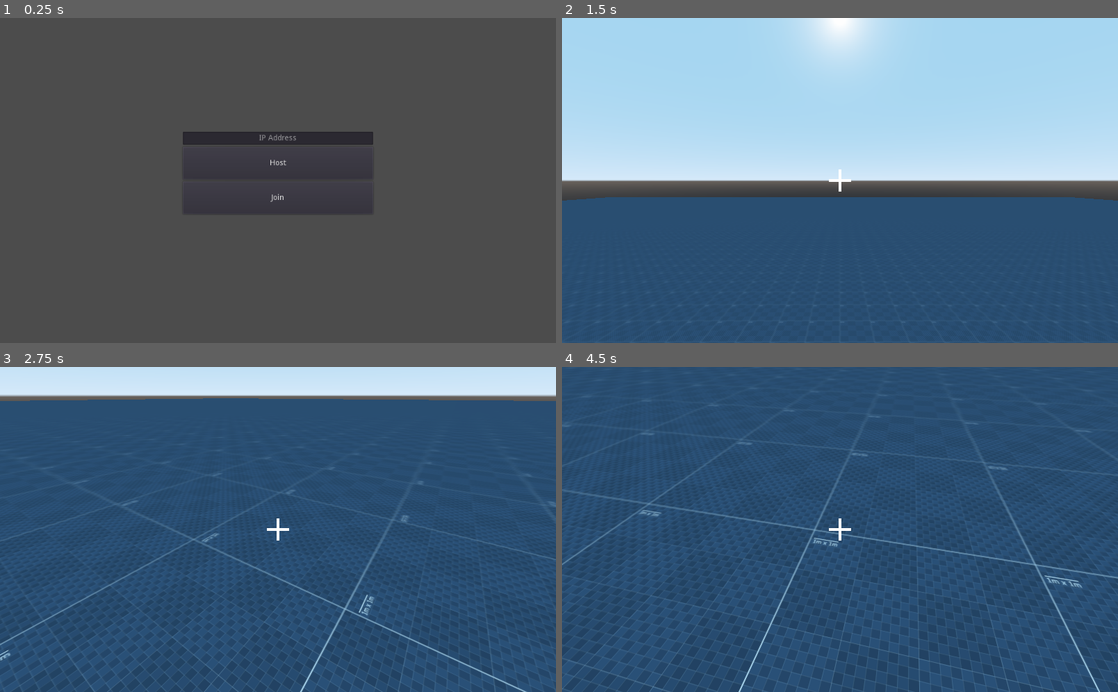
Above: before the commit, frames 1-4 (two rows, left to right).
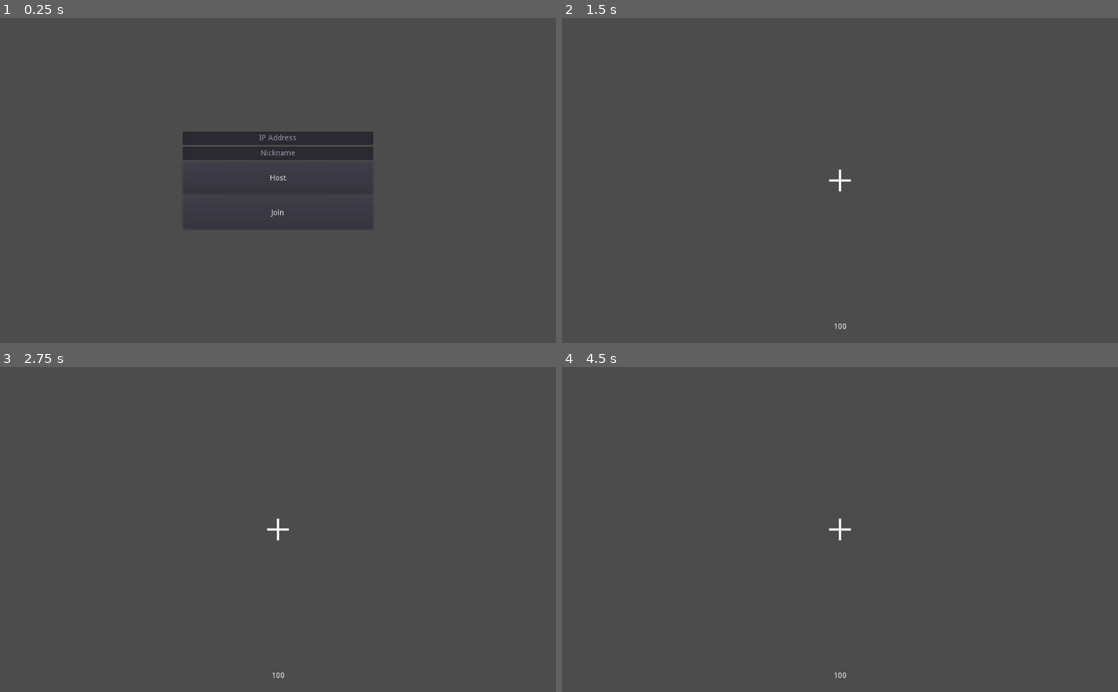
Above: after the commit, the same moments.

Repository: przemykomo/pekgame
Game: Godot game, scene res://scenes/MyScene.tscn
The game is run twice, just before and just after one commit, with the same random seed, the same clock (stepped at 60 frames per second) and the same inputs.
Inputs (mouse positions are in pixels of both pictures, inside the frame that each line leads up to):
- Up to frame 1 (0.25 s): no input
- Up to frame 2 (1.5 s): click (840, 138) at 0.52 s; type "12" at 0.6 s; click "Host" at 1.25 s
- Up to frame 3 (2.75 s): move the mouse to (305, 529) at 2.02 s; hold W (up) from 2.03 s (still down); right-click (305, 529) at 2.1 s; tap Space (jump) at 2.27, 2.57 s; click (305, 529) at 2.3 s
- Up to frame 4 (4.5 s): keep holding W (up); move the mouse to (812, 529) at 2.77 s; click (812, 529) at 2.85 s; tap Space (jump) at 3.02, 3.05, 3.32, 3.6 s; move the mouse to (851, 523) at 3.52 s; right-click (851, 523) at 3.8 s; move the mouse to (834, 536) at 4.27 s; right-click (834, 536) at 4.35 s

The runs differ from the first frame. In frame 1, 0.4% of the frame differs, in the area x 32-68%, y 39-65%; in frame 2, 95%; in frame 3, 99%; in frame 4, 100%, in the area x 0-100%, y 0-100%.
Error after the commit: Parse Error: Can't preload resource at path: res://scenes/Grenade.tscn (res://scripts/WeaponMechanics.gd:36)

Commit message:
sounds, tweaks

Diff:
--- a/project.godot
+++ b/project.godot
@@ -34,11 +34,6 @@
 "events": [ Object(InputEventKey,"resource_local_to_scene":false,"resource_name":"","device":0,"alt":false,"shift":false,"control":false,"meta":false,"command":false,"pressed":false,"scancode":0,"physical_scancode":32,"unicode":0,"echo":false,"script":null)
  ]
 }
-throw={
-"deadzone": 0.5,
-"events": [ Object(InputEventMouseButton,"resource_local_to_scene":false,"resource_name":"","device":0,"alt":false,"shift":false,"control":false,"meta":false,"command":false,"button_mask":0,"position":Vector2( 0, 0 ),"global_position":Vector2( 0, 0 ),"factor":1.0,"button_index":1,"pressed":false,"doubleclick":false,"script":null)
- ]
-}
 left={
 "deadzone": 0.5,
 "events": [ Object(InputEventKey,"resource_local_to_scene":false,"resource_name":"","device":0,"alt":false,"shift":false,"control":false,"meta":false,"command":false,"pressed":false,"scancode":0,"physical_scancode":65,"unicode":0,"echo":false,"script":null)
@@ -59,9 +54,9 @@
 "events": [ Object(InputEventKey,"resource_local_to_scene":false,"resource_name":"","device":0,"alt":false,"shift":false,"control":false,"meta":false,"command":false,"pressed":false,"scancode":0,"physical_scancode":87,"unicode":0,"echo":false,"script":null)
  ]
 }
-fire={
+use_weapon={
 "deadzone": 0.5,
-"events": [ Object(InputEventMouseButton,"resource_local_to_ …(179 unchanged characters)… or2( 0, 0 ),"factor":1.0,"button_index":2,"pressed":false,"doubleclick":false,"script":null)
+"events": [ Object(InputEventMouseButton,"resource_local_to_ …(179 unchanged characters)… or2( 0, 0 ),"factor":1.0,"button_index":1,"pressed":false,"doubleclick":false,"script":null)
  ]
 }
 interract={
--- a/scenes/Grenade.tscn
+++ b/scenes/Grenade.tscn
@@ -1,7 +1,10 @@
-[gd_scene load_steps=17 format=2]
+[gd_scene load_steps=18 format=2]
 
+[ext_resource path="res://scenes/weapon_models/GrenadeMesh.tscn" type="PackedScene" id=1]
 [ext_resource path="res://assets/pekko.png" type="Texture" id=2]
 [ext_resource path="res://scripts/ExplosionTimer.gd" type="Script" id=3]
+[ext_resource path="res://addons/mrminimal_flipbook_particles/assets/explosions/explosion_06/explosion_06.tscn" type="PackedScene" id=4]
+[ext_resource path="res://assets/sounds/587195__derplayer__explosion-07.ogg" type="AudioStream" id=5]
 
 [sub_resource type="PhysicsMaterial" id=4]
 friction = 5.0
@@ -9,13 +12,6 @@
 
 [sub_resource type="SphereShape" id=1]
 radius = 0.1
-
-[sub_resource type="SphereMesh" id=2]
-
-[sub_resource type="SpatialMaterial" id=3]
-albedo_color = Color( 0.2, 0.635294, 0.141176, 1 )
-metallic = 0.83
-metallic_specular = 1.0
 
 [sub_resource type="SpatialMaterial" id=5]
 flags_transparent = true
@@ -71,13 +67,12 @@
 axis_lock_angular_y = true
 axis_lock_angular_z = true
 
+[node name="Explosion_06" parent="." instance=ExtResource( 4 )]
+transform = Transform( 3.06221, 0, 0, 0, 3.06221, 0, 0, 0, 3.06221, 0, 0.906915, 0 )
+visible = false
+
 [node name="CollisionShape" type="CollisionShape" parent="."]
 shape = SubResource( 1 )
-
-[node name="MeshInstance" type="MeshInstance" parent="."]
-transform = Transform( 0.1, 0, 0, 0, 0.1, 0, 0, 0, 0.1, 0, 0, 0 )
-mesh = SubResource( 2 )
-material/0 = SubResource( 3 )
 
 [node name="ExplosionTimer" type="Timer" parent="."]
 wait_time = 3.0
@@ -103,4 +98,10 @@
 [node name="CollisionShape" type="CollisionShape" parent="ExplosionArea"]
 shape = SubResource( 14 )
 
+[node name="GrenadeMesh" parent="." instance=ExtResource( 1 )]
+
+[node name="AudioStreamPlayer3D" type="AudioStreamPlayer3D" parent="."]
+stream = ExtResource( 5 )
+unit_db = 7.0
+
 [connection signal="timeout" from="ExplosionTimer" to="ExplosionTimer" method="_on_ExplosionTimer_timeout"]
--- a/scenes/MyScene.tscn
+++ b/scenes/MyScene.tscn
@@ -1,10 +1,11 @@
-[gd_scene load_steps=6 format=2]
+[gd_scene load_steps=7 format=2]
 
 [ext_resource path="res://scenes/Floor.tscn" type="PackedScene" id=1]
 [ext_resource path="res://assets/pointer.png" type="Texture" id=2]
 [ext_resource path="res://scripts/SyncBodies.gd" type="Script" id=3]
 [ext_resource path="res://scripts/NetworkSetup.gd" type="Script" id=4]
 [ext_resource path="res://scripts/MyScene.gd" type="Script" id=5]
+[ext_resource path="res://scripts/PlayerSync.gd" type="Script" id=6]
 
 [node name="MyScene" type="Spatial"]
 script = ExtResource( 5 )
@@ -35,17 +36,24 @@
 align = 1
 placeholder_text = "IP Address"
 
-[node name="Host" type="Button" parent="NetworkSetup/VBoxContainer"]
+[node name="Nickname" type="LineEdit" parent="NetworkSetup/VBoxContainer"]
 margin_top = 28.0
 margin_right = 350.0
-margin_bottom = 88.0
+margin_bottom = 52.0
+align = 1
+placeholder_text = "Nickname"
+
+[node name="Host" type="Button" parent="NetworkSetup/VBoxContainer"]
+margin_top = 56.0
+margin_right = 350.0
+margin_bottom = 116.0
 rect_min_size = Vector2( 0, 60 )
 text = "Host"
 
 [node name="Join" type="Button" parent="NetworkSetup/VBoxContainer"]
-margin_top = 92.0
+margin_top = 120.0
 margin_right = 350.0
-margin_bottom = 152.0
+margin_bottom = 180.0
 rect_min_size = Vector2( 0, 60 )
 text = "Join"
 
@@ -66,11 +74,74 @@
 texture = ExtResource( 2 )
 stretch_mode = 5
 
+[node name="Label" type="Label" parent="HUD"]
+anchor_left = 0.5
+anchor_top = 1.0
+anchor_right = 0.5
+anchor_bottom = 1.0
+margin_left = -53.0
+margin_top = -37.0
+margin_right = 53.0
+text = "100"
+align = 1
+
 [node name="SyncBodies" type="Timer" parent="."]
 wait_time = 0.3
 script = ExtResource( 3 )
 
+[node name="PlayerSync" type="Timer" parent="."]
+wait_time = 0.05
+script = ExtResource( 6 )
+
+[node name="PauseMenu" type="Control" parent="."]
+visible = false
+anchor_right = 1.0
+anchor_bottom = 1.0
+
+[node name="Background" type="ColorRect" parent="PauseMenu"]
+anchor_right = 1.0
+anchor_bottom = 1.0
+color = Color( 0.219608, 0.219608, 0.219608, 0.756863 )
+
+[node name="CenterContainer" type="CenterContainer" parent="PauseMenu"]
+anchor_left = 0.5
+anchor_top = 0.5
+anchor_right = 0.5
+anchor_bottom = 0.5
+margin_left = -32.0
+margin_top = -22.0
+margin_right = 32.0
+margin_bottom = 22.0
+
+[node name="VBoxContainer" type="VBoxContainer" parent="PauseMenu/CenterContainer"]
+margin_right = 200.0
+margin_bottom = 134.0
+custom_constants/separation = 10
+
+[node name="Paused" type="Label" parent="PauseMenu/CenterContainer/VBoxContainer"]
+margin_right = 200.0
+margin_bottom = 14.0
+text = "Paused"
+align = 1
+valign = 1
+
+[node name="Resume" type="Button" parent="PauseMenu/CenterContainer/VBoxContainer"]
+margin_top = 24.0
+margin_right = 200.0
+margin_bottom = 74.0
+rect_min_size = Vector2( 200, 50 )
+text = "Resume"
+
+[node name="Quit" type="Button" parent="PauseMenu/CenterContainer/VBoxContainer"]
+margin_top = 84.0
+margin_right = 200.0
+margin_bottom = 134.0
+rect_min_size = Vector2( 200, 50 )
+text = "Quit"
+
 [connection signal="text_changed" from="NetworkSetup/VBoxContainer/IpAddress" to="NetworkSetup" method="_on_IpAddress_text_changed"]
+[connection signal="text_changed" from="NetworkSetup/VBoxContainer/Nickname" to="NetworkSetup" method="_on_IpAddress_text_changed"]
 [connection signal="pressed" from="NetworkSetup/VBoxContainer/Host" to="NetworkSetup" method="_on_Host_pressed"]
 [connection signal="pressed" from="NetworkSetup/VBoxContainer/Join" to="NetworkSetup" method="_on_Join_pressed"]
 [connection signal="timeout" from="SyncBodies" to="SyncBodies" method="_on_SyncBodies_timeout"]
+[connection signal="timeout" from="PlayerSync" to="PlayerSync" method="_on_PlayerSync_timeout"]
--- a/scenes/Player.tscn
+++ b/scenes/Player.tscn
@@ -1,10 +1,12 @@
-[gd_scene load_steps=9 format=2]
+[gd_scene load_steps=11 format=2]
 
 [ext_resource path="res://scripts/Player.gd" type="Script" id=1]
 [ext_resource path="res://materials/Character.tres" type="Material" id=2]
 [ext_resource path="res://assets/amogus.obj" type="ArrayMesh" id=3]
 [ext_resource path="res://scenes/default_env.tres" type="Environment" id=4]
 [ext_resource path="res://scripts/Hand.gd" type="Script" id=5]
+[ext_resource path="res://assets/sounds/216675__hitrison__stick-swoosh-whoosh.ogg" type="AudioStream" id=6]
+[ext_resource path="res://assets/sounds/427598__michorvath__ar15-pistol-shot.ogg" type="AudioStream" id=7]
 
 [sub_resource type="CapsuleShape" id=1]
 radius = 0.32
@@ -66,12 +68,6 @@
 transform = Transform( 1, 0, 0, 0, -4.37114e-08, 1, 0, -1, -4.37114e-08, 0, 0.489746, 0.00128603 )
 shape = SubResource( 1 )
 
-[node name="NetworkSyncTimer" type="Timer" parent="."]
-wait_time = 0.05
-autostart = true
-
-[node name="MovementTween" type="Tween" parent="."]
-
 [node name="Feet" type="RayCast" parent="."]
 transform = Transform( 1, 0, 0, 0, 1, 0, 0, 0, 1, 0, 0.0662844, 0 )
 enabled = true
@@ -107,4 +103,12 @@
 anims/Bobbing = SubResource( 2 )
 anims/RESET = SubResource( 3 )
 
-[connection signal="timeout" from="NetworkSyncTimer" to="." method="_on_NetworkSyncTimer_timeout"]
+[node name="ThrowAudio" type="AudioStreamPlayer3D" parent="."]
+transform = Transform( 1, 0, 0, 0, 1, 0, 0, 0, 1, 0, 0.642504, 0 )
+stream = ExtResource( 6 )
+
+[node name="GunshotAudio" type="AudioStreamPlayer3D" parent="."]
+transform = Transform( 1, 0, 0, 0, 1, 0, 0, 0, 1, 0, 0.642504, 0 )
+stream = ExtResource( 7 )
+unit_db = -12.0
+pitch_scale = 1.53
--- /dev/null
+++ b/scenes/weapon_models/GrenadeMesh.tscn
@@ -0,0 +1,13 @@
+[gd_scene load_steps=3 format=2]
+
+[sub_resource type="SphereMesh" id=2]
+
+[sub_resource type="SpatialMaterial" id=3]
+albedo_color = Color( 0.2, 0.635294, 0.141176, 1 )
+metallic = 0.83
+metallic_specular = 1.0
+
+[node name="GrenadeMesh" type="MeshInstance"]
+transform = Transform( 0.1, 0, 0, 0, 0.1, 0, 0, 0, 0.1, 0, 0, 0 )
+mesh = SubResource( 2 )
+material/0 = SubResource( 3 )
--- /dev/null
+++ b/scenes/weapon_models/Pistol.tscn
@@ -0,0 +1,13 @@
+[gd_scene load_steps=3 format=2]
+
+[ext_resource path="res://assets/pistol.obj" type="ArrayMesh" id=1]
+
+[sub_resource type="SpatialMaterial" id=2]
+albedo_color = Color( 0.443137, 0.443137, 0.443137, 1 )
+metallic = 0.64
+
+[node name="Pistol" type="MeshInstance"]
+transform = Transform( 0.495617, 0, 0, 0, 0.495617, 0, 0, 0, 0.495617, 0, 0, 0 )
+material_override = SubResource( 2 )
+mesh = ExtResource( 1 )
+material/0 = null
--- a/scenes/weapon_models/RedGun.tscn
+++ /dev/null
@@ -1,12 +0,0 @@
-[gd_scene load_steps=3 format=2]
-
-[sub_resource type="SpatialMaterial" id=2]
-albedo_color = Color( 0.862745, 0.14902, 0.14902, 1 )
-
-[sub_resource type="CubeMesh" id=3]
-size = Vector3( 0.1, 0.1, 0.4 )
-
-[node name="Gun A Model" type="MeshInstance"]
-material_override = SubResource( 2 )
-mesh = SubResource( 3 )
-material/0 = null
--- a/scripts/ExplosionTimer.gd
+++ b/scripts/ExplosionTimer.gd
@@ -2,12 +2,19 @@
 
 func _on_ExplosionTimer_timeout():
 	get_node("../CollisionShape").queue_free()
-	get_node("../MeshInstance").queue_free()
-	get_node("../Particles").emitting = true
+	get_node("../GrenadeMesh").queue_free()
+#	get_node("../Particles").emitting = true
+	get_node("../Explosion_06").visible = true
+#	get_node("../Explosion_06/AnimationPlayer").stop(true)
+	get_node("../Explosion_06/AnimationPlayer").play("Explode")
+	get_node("../AudioStreamPlayer3D").play(0.2)
 	for physicsBody in get_node("../ExplosionArea").get_overlapping_bodies():
-		if physicsBody != get_parent() && physicsBody is RigidBody:
-			var distance = physicsBody.global_transform.origin + Vector3(0, 0.5, 0) - get_parent().global_transform.origin
-			physicsBody.apply_central_impulse(distance.normalized() * (1 - distance.length() / 7) * 50)
+#		if physicsBody != get_parent() && physicsBody is RigidBody:
+#			var distance = physicsBody.global_transform.origin + Vector3(0, 0.5, 0) - get_parent().global_transform.origin
+#			physicsBody.apply_central_impulse(distance.normalized() * (1 - distance.length() / 7) * 50)
+		if physicsBody.is_in_group("players"):
+			var distance = physicsBody.global_transform.origin - get_parent().global_transform.origin
+			physicsBody.damage((1 - distance.length() / 7) * 40)
 
-	yield(get_tree().create_timer(1), "timeout")
+	yield(get_tree().create_timer(1.3), "timeout")
 	get_parent().queue_free()
--- a/scripts/Global.gd
+++ b/scripts/Global.gd
@@ -6,9 +6,10 @@
 signal toggle_network_setup(toggle)
 
 var weapons = [
-	WeaponMechanics.new(1, WeaponMechanics.WeaponType.HITSCAN, preload("res://scenes/weapon_models/RedGun.tscn")),
+	WeaponMechanics.new(1, WeaponMechanics.WeaponType.HITSCAN, preload("res://scenes/weapon_models/Pistol.tscn")),
 	WeaponMechanics.new(2, WeaponMechanics.WeaponType.HITSCAN, preload("res://scenes/weapon_models/BlueGun.tscn")),
-	WeaponMechanics.new(3, WeaponMechanics.WeaponType.HITSCAN, preload("res://scenes/weapon_models/GreenGun.tscn"))
+	WeaponMechanics.new(3, WeaponMechanics.WeaponType.HITSCAN, preload("res://scenes/weapon_models/GreenGun.tscn")),
+	WeaponMechanics.new(0, WeaponMechanics.WeaponType.THROWABLE, preload("res://scenes/weapon_models/GrenadeMesh.tscn"), preload("res://scenes/Grenade.tscn"))
 ]
 
 func _ready():
--- a/scripts/Hand.gd
+++ b/scripts/Hand.gd
@@ -13,7 +13,7 @@
 		mouse_mov = -event.relative.x
 
 func _process(delta):
-	if mouse_mov != null:
+	if is_network_master() && mouse_mov != null:
 		if mouse_mov > sway_treshold:
 			rotation = rotation.linear_interpolate(sway_left, sway_lerp * delta)
 		elif mouse_mov < -sway_treshold:
--- a/scripts/MyScene.gd
+++ b/scripts/MyScene.gd
@@ -20,11 +20,13 @@
 	player_instance.set_network_master(id)
 	player_instance.name = str(id)
 
-	add_child(player_instance)
+	get_node("PlayerSync").add_child(player_instance)
 	player_instance.global_transform.origin = Vector3(0, 5, 0)
 
 func _player_disconnected(id):
 	print("Player " + str(id) + " has disconnected")
 
-	if has_node(str(id)):
-		get_node(str(id)).queue_free()
+	var player_sync = get_node("PlayerSync")
+
+	if player_sync.has_node(str(id)):
+		player_sync.get_node(str(id)).queue_free()
--- a/scripts/Network.gd
+++ b/scripts/Network.gd
@@ -46,5 +46,3 @@
 func reset_network_connection():
 	if get_tree().has_network_peer():
 		get_tree().network_peer = null
-
-puppetsync var object_name_index = 0
--- a/scripts/NetworkSetup.gd
+++ b/scripts/NetworkSetup.gd
@@ -9,6 +9,7 @@
 func _on_Host_pressed():
 	Network.create_server()
 	get_tree().get_current_scene().get_node("SyncBodies").start()
+	get_tree().get_current_scene().get_node("PlayerSync").start()
 	hide()
 	get_tree().get_current_scene().get_node("HUD").visible = true
 
--- a/scripts/Player.gd
+++ b/scripts/Player.gd
@@ -17,12 +17,18 @@
 onready var body = $Body
 onready var feet = $Feet
 onready var anim_play = $Body/Camera/AnimationPlayer
+onready var throw_audio = $ThrowAudio
+onready var gunshot_audio = $GunshotAudio
 export var view_sensitivity = 60.0
 export var is_on_floor = false
 var old_move_input = Vector2.ZERO
 export var move_input = Vector2.ZERO
 
 var weapon_mechanics
+var health : int = 100 setget set_health
+
+onready var pause_menu = get_tree().get_current_scene().get_node("PauseMenu")
+var paused = false
 
 func _ready():
 	if is_network_master():
@@ -32,21 +38,28 @@
 
 func _process(delta):
 	if Input.is_action_just_pressed("menu"):
-		Input.set_mouse_mode(Input.MOUSE_MODE_VISIBLE if Input.get_mouse_mode() == Input.MOUSE_MODE_CAPTURED else Input.MOUSE_MODE_CAPTURED)
+		if paused:
+			pause_menu.visible = false
+			paused = false
+			Input.set_mouse_mode(Input.MOUSE_MODE_CAPTURED)
+		else:
+			pause_menu.visible = true
+			paused = true
+			Input.set_mouse_mode(Input.MOUSE_MODE_VISIBLE)
 
-	if is_network_master():
+	if is_network_master() && !paused && health > 0:
 		if Input.is_action_just_pressed("interract") && reach.is_colliding():
 			rpc("grab_weapon", reach.get_collider().get_path())
 		if Input.is_action_just_pressed("debug"):
 			rpc("debug_action", randi() % Global.weapons.size())
 
-sync func debug_action(weapon_id):
+remotesync func debug_action(weapon_id):
 	var weapon_instance = preload("res://scenes/Weapon.tscn").instance()
 	weapon_instance.weapon_mechanics = Global.weapons[weapon_id]
 	get_tree().get_current_scene().get_node("SyncBodies").add_child(weapon_instance)
 	weapon_instance.global_transform.origin = Vector3(0, 10, 0)
 
-sync func grab_weapon(path):
+remotesync func grab_weapon(path):
 	var collider = get_tree().get_current_scene().get_node(path)
 
 	if collider != null && collider.is_in_group("dropped_weapons"):
@@ -69,28 +82,30 @@
 
 	if is_network_master():
 		old_move_input = move_input
-		move_input = Input.get_vector("left","right","down","up")
+		if paused:
+			move_input = Vector2.ZERO
+		else:
+			move_input = Input.get_vector("left","right","down","up")
 		if old_move_input != move_input:
 			rpc('update_input', move_input)
-		if move_input != Vector2.ZERO:
-			anim_play.play("Bobbing")
 
-		if mouse_input.length() > 0:
-			eyes.rotation_degrees.x -= mouse_input.y * view_sensitivity * delta;
-			eyes.rotation_degrees.x = clamp(eyes.rotation_degrees.x,-80,80)
-			body.rotation_degrees.y -= mouse_input.x * view_sensitivity * delta;
-			mouse_input = Vector2.ZERO
-			rpc_unreliable('sync_rotation', eyes.rotation_degrees.x, body.rotation_degrees.y)
+		if !paused && health > 0:
+			if move_input != Vector2.ZERO:
+				anim_play.play("Bobbing")
 
-		if Input.is_action_just_pressed("throw"):
-			rpc("spawn_grenade")
+			if mouse_input.length() > 0:
+				eyes.rotation_degrees.x -= mouse_input.y * view_sensitivity * delta;
+				eyes.rotation_degrees.x = clamp(eyes.rotation_degrees.x,-80,80)
+				body.rotation_degrees.y -= mouse_input.x * view_sensitivity * delta;
+				mouse_input = Vector2.ZERO
+				rpc_unreliable('sync_rotation', eyes.rotation_degrees.x, body.rotation_degrees.y)
 
-		if Input.is_action_just_pressed("jump"):
-			accel_multiplier = 0.1
-			rpc('jump')
+			if Input.is_action_just_pressed("jump"):
+				accel_multiplier = 0.1
+				rpc('jump')
 
-		if Input.is_action_just_pressed("fire"):
-			rpc('fire')
+			if Input.is_action_just_pressed("use_weapon"):
+				rpc('use_weapon')
 
 func _integrate_forces(state):
 	if state.linear_velocity.length() < max_speed:
@@ -111,23 +126,12 @@
 
 #mouse input
 func _input(event):
-	if is_network_master() && event is InputEventMouseMotion:
+	if is_network_master() && !paused && event is InputEventMouseMotion:
 		mouse_input = event.relative;
 
-sync func fire():
+remotesync func use_weapon():
 	if weapon_mechanics != null:
 		weapon_mechanics.use(self)
-
-sync func spawn_grenade():
-	var scene = get_tree().get_current_scene()
-
-	var grenade_instance = preload("res://scenes/Grenade.tscn").instance()
-	grenade_instance.name = "Grenade" + str(Network.object_name_index)
-
-	Network.object_name_index += 1
-	scene.get_node("SyncBodies").add_child(grenade_instance)
-	grenade_instance.global_transform.origin = eyes.global_transform.origin
-	grenade_instance.linear_velocity = -eyes.global_transform.basis.z * 10
 
 master func jump():
 	if feet.is_colliding():
@@ -153,23 +157,12 @@
 puppet func sync_input(move_input):
 	self.move_input = move_input
 
-remote func sync_body(position, velocity, rotation):
-	var difference = position - global_transform.origin
-	if difference.length() > 0.5:
-		global_transform.origin = position
+func damage(amount : int):
+	set_health(health - amount)
 
-	difference = linear_velocity - velocity
-	if difference.length() > 0:
-		linear_velocity = velocity
-
-	if abs(eyes.rotation_degrees.x - rotation.x) > 10:
-		eyes.rotation_degrees.x = rotation.x
-
-	if abs(body.rotation_degrees.y - rotation.y) > 10:
-		body.rotation_degrees.y = rotation.y
-
-func _on_NetworkSyncTimer_timeout():
-	if get_tree().is_network_server():
-		rpc_unreliable('sync_body', global_transform.origin, linear_velocity, Vector2(eyes.rotation_degrees.x, body.rotation_degrees.y))
-	else:
-		$NetworkSyncTimer.stop()
+func set_health(value : int):
+	health = value
+	if is_network_master():
+		get_tree().get_current_scene().get_node("HUD/Label").text = str(health)
+	if health <= 0:
+		visible = false
--- /dev/null
+++ b/scripts/PlayerSync.gd
@@ -0,0 +1,25 @@
+extends Timer
+
+puppet func sync_body(name, position, velocity, rotation, health):
+	var child = get_node(name)
+	if child != null:
+		var difference = position - child.global_transform.origin
+		if difference.length() > 0.5:
+			child.global_transform.origin = position
+
+		difference = child.linear_velocity - velocity
+		if difference.length() > 0:
+			child.linear_velocity = velocity
+
+		if !child.is_network_master():
+			if abs(child.eyes.rotation_degrees.x - rotation.x) > 10:
+				child.eyes.rotation_degrees.x = rotation.x
+
+			if abs(child.body.rotation_degrees.y - rotation.y) > 10:
+				child.body.rotation_degrees.y = rotation.y
+
+		child.health = health
+
+func _on_PlayerSync_timeout():
+	for child in get_children():
+		rpc_unreliable("sync_body", child.name, child.global_transform.origin, child.linear_velocity, Vector2(child.eyes.rotation_degrees.x, child.body.rotation_degrees.y), child.health)
--- a/scripts/SyncBodies.gd
+++ b/scripts/SyncBodies.gd
@@ -2,11 +2,11 @@
 
 puppet func sync_body(name, position, velocity, rotation):
 	var child = get_node(name)
-	child.global_transform.origin = position
-	child.linear_velocity = velocity
-	child.rotation = rotation
+	if child != null:
+		child.global_transform.origin = position
+		child.linear_velocity = velocity
+		child.rotation = rotation
 
 func _on_SyncBodies_timeout():
 	for child in get_children():
-		if child is RigidBody:
-			rpc_unreliable("sync_body", child.name, child.global_transform.origin, child.linear_velocity, child.rotation)
+		rpc_unreliable("sync_body", child.name, child.global_transform.origin, child.linear_velocity, child.rotation)
--- a/scripts/WeaponMechanics.gd
+++ b/scripts/WeaponMechanics.gd
@@ -5,22 +5,44 @@
 var damage : int
 var weapon_type
 var mesh : PackedScene
+var scene_to_spawn : PackedScene
 
-func _init(damage : int, weapon_type, mesh : PackedScene):
+func _init(damage : int, weapon_type, mesh : PackedScene, scene_to_spawn : PackedScene = null):
 	self.damage = damage
 	self.weapon_type = weapon_type
 	self.mesh = mesh
+	self.scene_to_spawn = scene_to_spawn
 
-func use(player):
-	if player.aimcast.is_colliding():
-		var scene = player.get_tree().get_current_scene()
+func use(player : RigidBody):
+	match weapon_type:
+		WeaponType.HITSCAN:
+			player.gunshot_audio.play()
+			if player.aimcast.is_colliding():
+				var scene = player.get_tree().get_current_scene()
 
-		var target = player.aimcast.get_collider()
-		if target.is_in_group("players"):
-			print("hit enemy " + str(damage))
-		else:
-			print("hit ground  " + str(damage))
-			var bullet_decal = preload("res://scenes/BulletDecal.tscn").instance()
-			target.add_child(bullet_decal)
-			bullet_decal.global_transform.origin = player.aimcast.get_collision_point()
-			bullet_decal.look_at(player.aimcast.get_collision_point() + player.aimcast.get_collision_normal(), Vector3.UP)
+				var target = player.aimcast.get_collider()
+				if target.is_in_group("players"):
+					print("hit enemy " + str(damage))
+					target.damage(damage)
+				else:
+					print("hit ground  " + str(damage))
+					var bullet_decal = preload("res://scenes/BulletDecal.tscn").instance()
+					target.add_child(bullet_decal)
+					bullet_decal.global_transform.origin = player.aimcast.get_collision_point()
+					bullet_decal.look_at(player.aimcast.get_collision_point() + player.aimcast.get_collision_normal(), Vector3.UP)
+		WeaponType.THROWABLE:
+			var scene = player.get_tree().get_current_scene()
+
+			var grenade_instance = preload("res://scenes/Grenade.tscn").instance()
+#			grenade_instance.name = "Grenade" + str(Network.object_name_index)
+#
+#			Network.object_name_index += 1
+			scene.get_node("SyncBodies").add_child(grenade_instance)
+			grenade_instance.global_transform.origin = player.eyes.global_transform.origin
+			grenade_instance.linear_velocity = -player.eyes.global_transform.basis.z * 10
+
+			player.weapon_mechanics = null
+			if player.hand.get_child_count() > 0:
+				player.hand.get_child(0).queue_free()
+
+			player.throw_audio.play()
Not shown, added: assets/pistol.mtl
Not shown, added: assets/pistol.obj
Not shown, added: assets/pistol.obj.import
Not shown, added: assets/sounds/216675__hitrison__stick-swoosh-whoosh.ogg.import
Not shown, added: assets/sounds/427598__michorvath__ar15-pistol-shot.ogg.import
Not shown, added: assets/sounds/587195__derplayer__explosion-07.ogg.import
Not shown, added: .img/boom.gif
Not shown, added: assets/sounds/216675__hitrison__stick-swoosh-whoosh.ogg
Not shown, added: assets/sounds/427598__michorvath__ar15-pistol-shot.ogg
Not shown, added: assets/sounds/587195__derplayer__explosion-07.ogg
